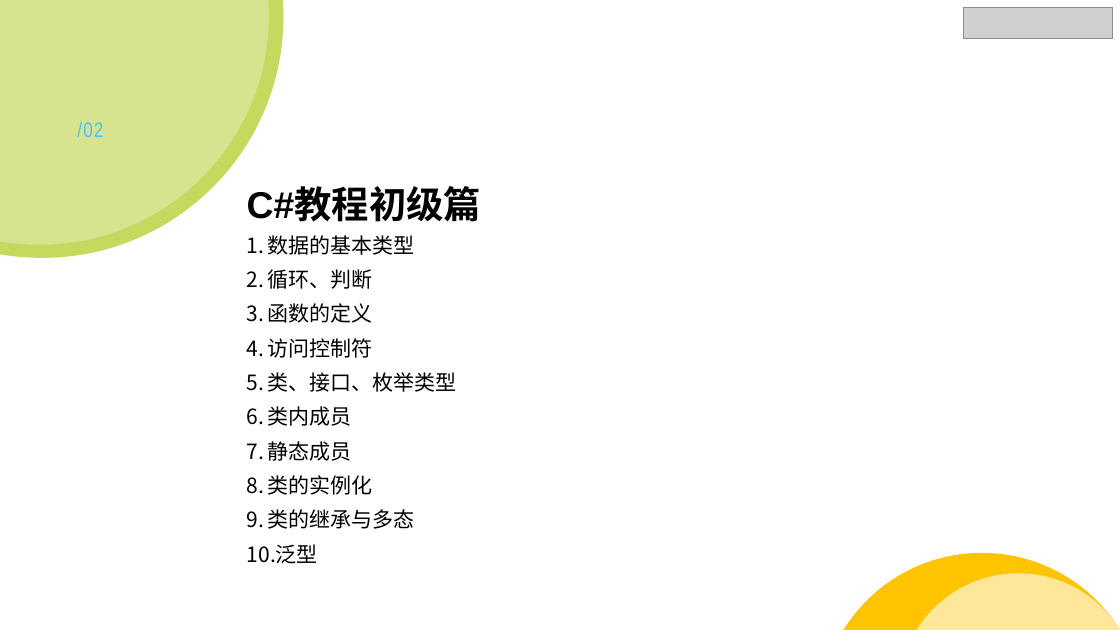
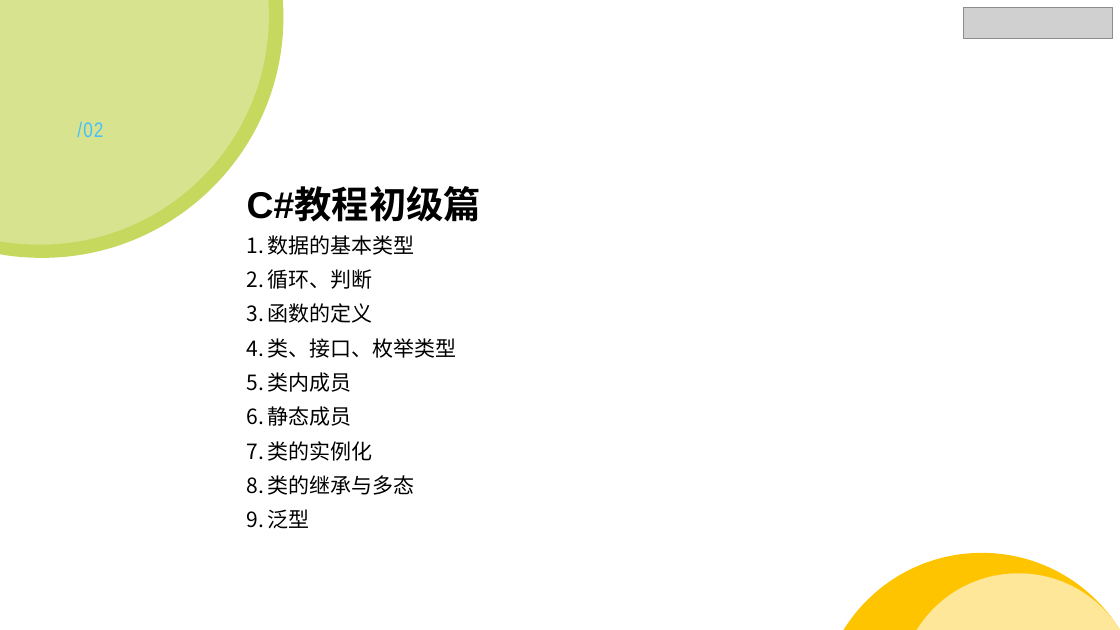
Before and after one commit to StevenEco/.NetCoreGuide, a slide deck: slide 6 of PPT/Microsoft Lesson.pptx. Drawn at 1120x630 pixels with LibreOffice and Linux fonts; fonts in the diff are those of the drawing; grey boxes stand for pictures. Boxes give left, top, right and bottom in pixels: in the first picture for what was removed or moved away, otherwise in the second. Text is boxed around its words. In the diff, an @@ line names an element or a change of style, - is before the commit and + after.

```diff
--- a/PPT/Microsoft Lesson.pptx
+++ b/PPT/Microsoft Lesson.pptx
@@ text at [268,338,373,358]: paragraph removed @@
-4. 访问控制符
```
Also in this commit, not shown: 1 other slide changed, 2 slides added, 5 other files.
